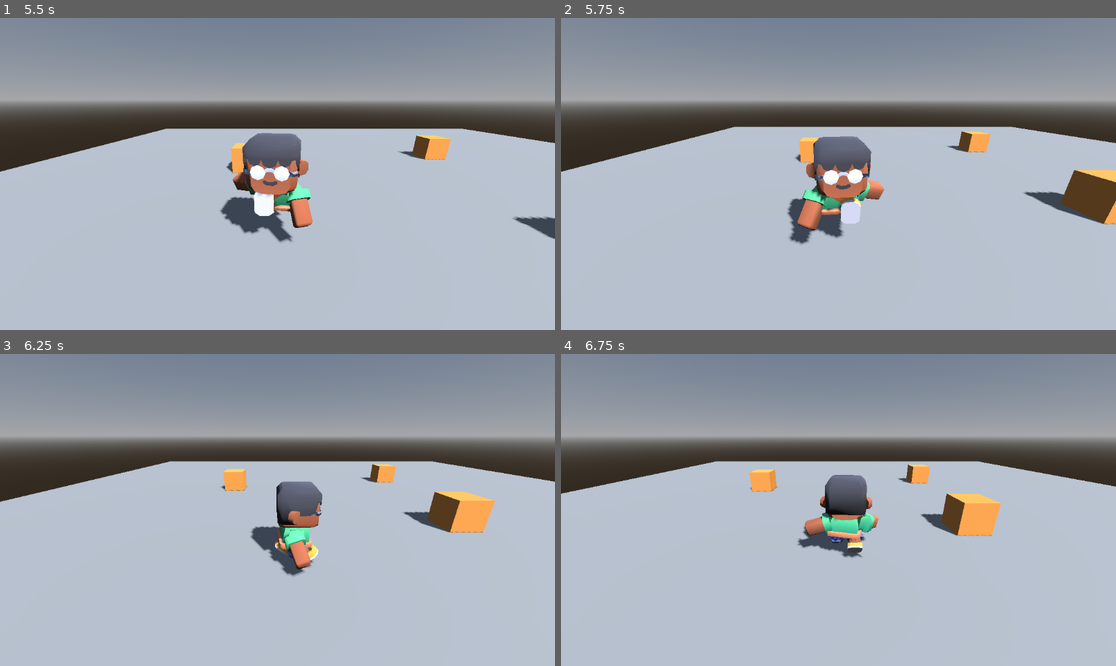
Above: before the commit, frames 1-4 (two rows, left to right).
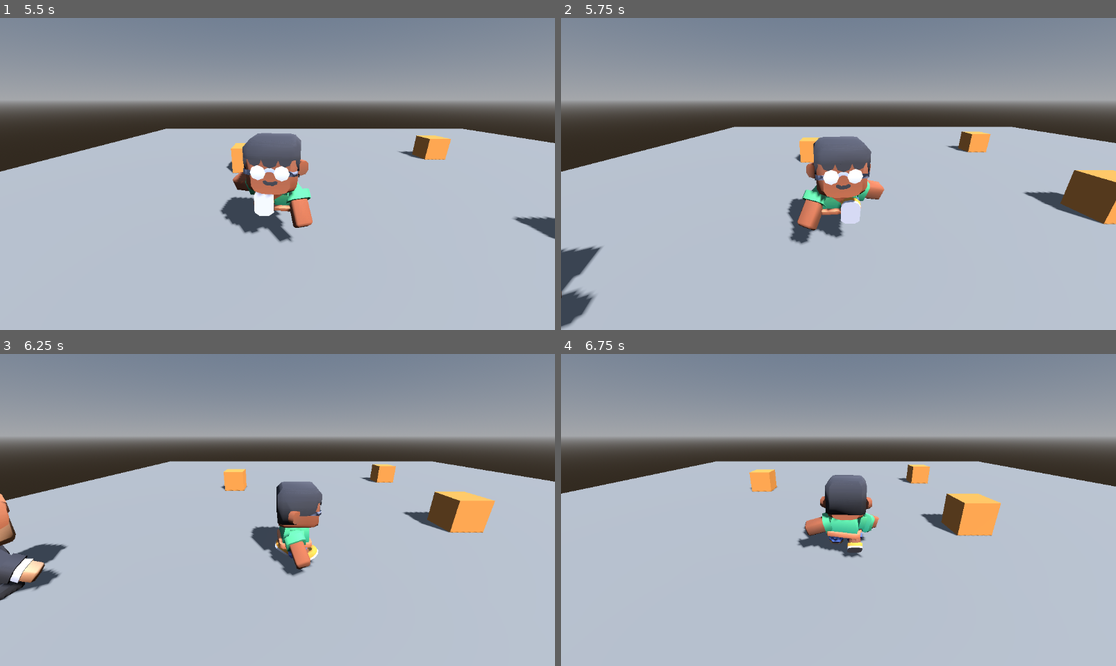
Above: after the commit, the same moments.

Repository: Tairacx/Pixel-dungeon-lite
Game: Godot game, scene res://main.tscn
Two runs of this game, one before a commit and one after it. Both use one fixed random seed, a clock stepped at 60 frames per second and the inputs below.
Inputs (mouse positions are in pixels of both pictures, inside the frame that each line leads up to):
- Up to frame 1 (5.5 s): tap Enter at 0.5 s; move the mouse to (399, 158) at 0.52 s; hold D (move_right) 0.53-1.28 s; hold Middle mouse button (apuntar) 0.53-1.28 s; click (399, 158) at 0.67 s; move the mouse to (166, 189) at 1.27 s; hold S (move_down) 1.28-2.03 s; tap Shift (correr) at 1.35 s; move the mouse to (333, 105) at 2.02 s; hold D (move_right) 2.03-2.78 s; tap T at 2.1 s; move the mouse to (249, 236) at 2.77 s; hold W (move_up) 2.78-3.53 s; tap J at 2.85 s; click (249, 236) at 2.92 s; move the mouse to (444, 220) at 3.52 s; hold A (move_left) 3.53-5.03 s; tap K at 3.6 s; move the mouse to (111, 127) at 4.27 s; tap Middle mouse button (apuntar) at 4.35 s; move the mouse to (305, 174) at 5.02 s; hold S (move_down) from 5.03 s (still down); hold Shift (correr) from 5.03 s (still down); click (305, 174) at 5.17 s
- Up to frame 2 (5.75 s): keep holding S (move_down); keep holding Shift (correr)
- Up to frame 3 (6.25 s): move the mouse to (194, 432) at 5.77 s; release S (move_down) at 5.78 s; release Shift (correr) at 5.78 s; hold D (move_right) from 5.78 s (still down); tap T at 5.85 s
- Up to frame 4 (6.75 s): move the mouse to (960, 494) at 6.52 s; release D (move_right) at 6.53 s; hold W (move_up) from 6.53 s (still down); tap J at 6.6 s

Frame 1 is identical in both runs. In frame 2, 1.1% of the frame differs, in the area x 0-8%, y 73-100%; in frame 3, 1.7%, in the area x 0-13%, y 44-80%; in frame 4, nothing differs.

Commit message:
T7 N1 - Tarea C - escena del enemigo

Diff:
--- a/main.tscn
+++ b/main.tscn
@@ -3,6 +3,7 @@
 [ext_resource type="Script" path="res://personaje.gd" id="1_pj"]
 [ext_resource type="PackedScene" path="res://personaje/character-male-a.glb" id="2_modelo"]
 [ext_resource type="Script" path="res://camara_tercera.gd" id="3_cam"]
+[ext_resource type="PackedScene" path="res://perseguidor.tscn" id="4_perseguidor"]
 
 [sub_resource type="ProceduralSkyMaterial" id="CieloMat"]
 
@@ -101,3 +102,7 @@
 
 [node name="Modelo" parent="Personaje" instance=ExtResource("2_modelo")]
 transform = Transform3D(-2.6, 0, 0, 0, 2.6, 0, 0, 0, -2.6, 0, 0, 0)
+
+[node name="Perseguidor" parent="." node_paths=PackedStringArray("objetivo") instance=ExtResource("4_perseguidor")]
+transform = Transform3D(1, 0, 0, 0, 1, 0, 0, 0, 1, -8, 0, 6)
+objetivo = NodePath("../Personaje")
--- /dev/null
+++ b/perseguidor.gd
@@ -0,0 +1,17 @@
+extends CharacterBody3D
+# Tarea C - Nivel 1: la escena del enemigo (Perseguidor).
+# Quieto, apoyado en el suelo, y mide cada medio segundo a qué distancia está el héroe.
+
+@export var objetivo: Node3D
+@onready var anim = $Modelo/AnimationPlayer
+
+
+func _physics_process(delta):
+	velocity += get_gravity() * delta
+	anim.play("idle")
+	move_and_slide()
+
+	var hacia = objetivo.global_position - global_position
+	hacia.y = 0.0   # solo la distancia en el suelo: si el héroe salta, no cuenta
+	if Engine.get_physics_frames() % 30 == 0:
+		print("distancia ", snappedf(hacia.length(), 0.01))
--- /dev/null
+++ b/perseguidor.tscn
@@ -0,0 +1,18 @@
+[gd_scene format=3]
+
+[ext_resource type="Script" path="res://perseguidor.gd" id="1_script"]
+[ext_resource type="PackedScene" path="res://personaje/character-male-d.glb" id="2_modelo"]
+
+[sub_resource type="CapsuleShape3D" id="Capsula"]
+radius = 0.35
+height = 1.75
+
+[node name="Perseguidor" type="CharacterBody3D"]
+script = ExtResource("1_script")
+
+[node name="CollisionShape3D" type="CollisionShape3D" parent="."]
+transform = Transform3D(1, 0, 0, 0, 1, 0, 0, 0, 1, 0, 0.875, 0)
+shape = SubResource("Capsula")
+
+[node name="Modelo" parent="." instance=ExtResource("2_modelo")]
+transform = Transform3D(-2.6, 0, 0, 0, 2.6, 0, 0, 0, -2.6, 0, 0, 0)
